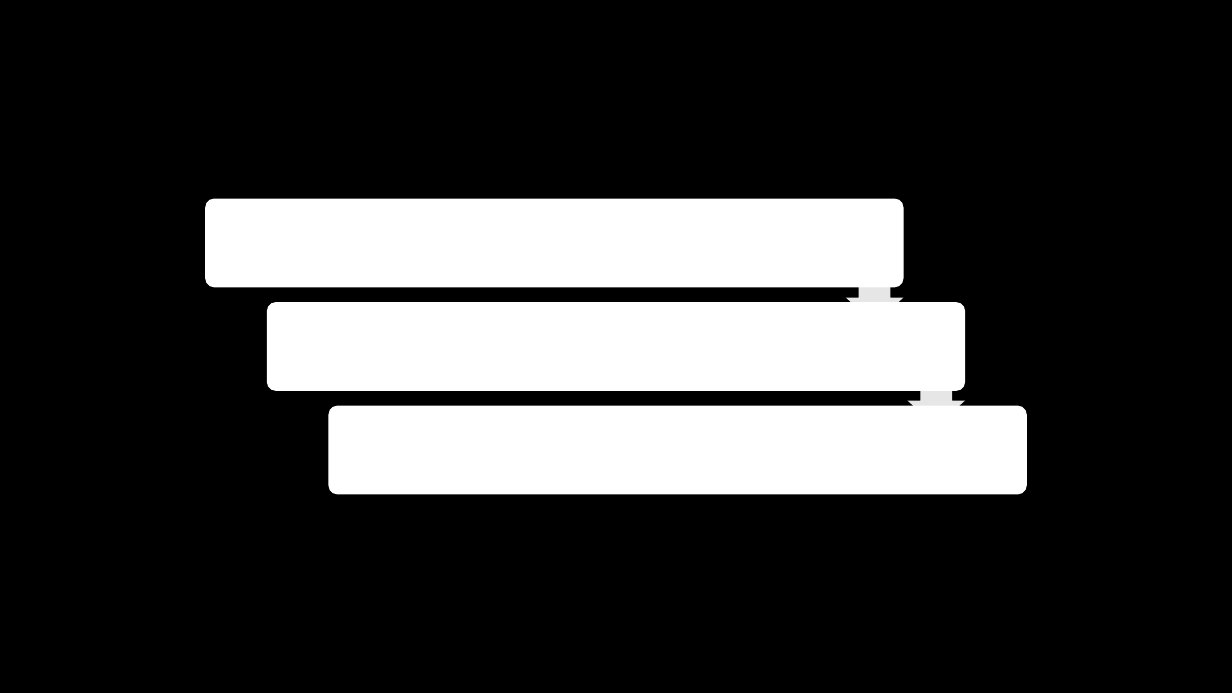
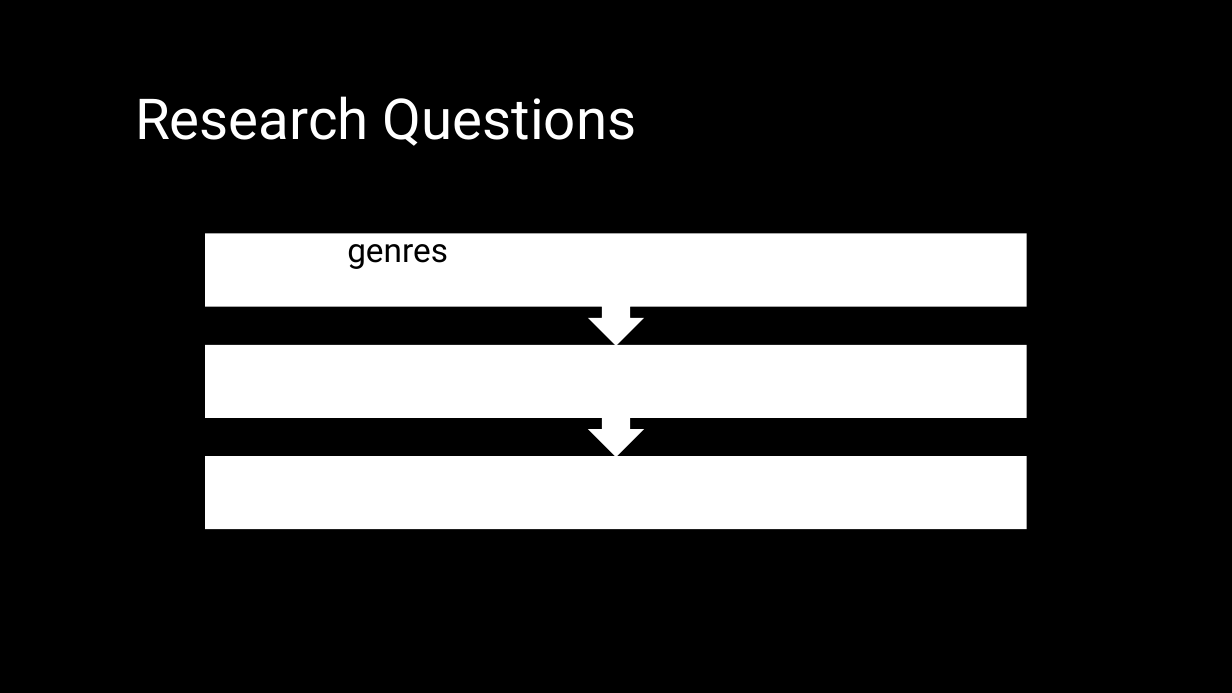
Before and after one commit to ndgigliotti/dsc-phase-1-project, a slide deck: slide 3 of presentation.pptx. Drawn at 1232x693 pixels with LibreOffice and Linux fonts; fonts in the diff are those of the drawing. Boxes give left, top, right and bottom in pixels: in the first picture for what was removed or moved away, otherwise in the second. Text is boxed around its words. In the diff, an @@ line names an element or a change of style, - is before the commit and + after.

```diff
--- a/presentation.pptx
+++ b/presentation.pptx
@@ text added at box(135, 96, 637, 146), 44 pt, text #FFFFFF @@
+Research Questions
@@ group added at box(205, 232, 1027, 530): 2 up arrow callouts, 1 rectangle, 1 text @@
+What genres have the strongest correlation with ROI?
@@ group removed at box(205, 199, 1027, 494): 3 rounded rectangles, 2 down arrows @@
```
Also in this commit, not shown: 4 slides added, 2 slides removed, 1 other file.
